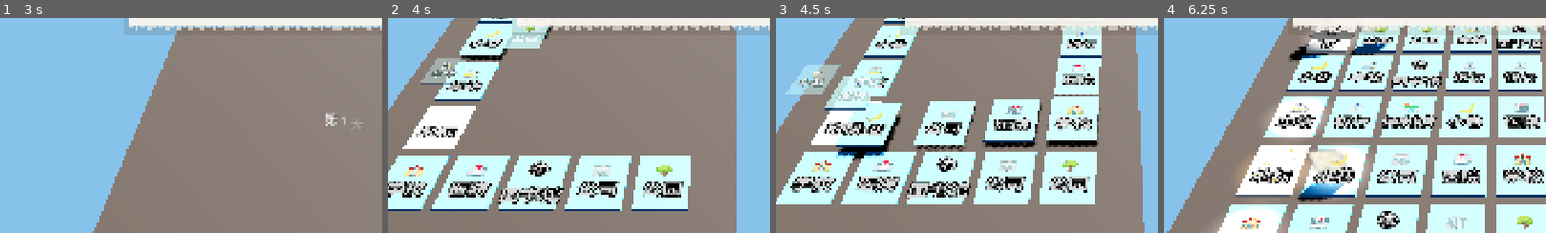
Above: before the commit, frames 1-4 (left to right).
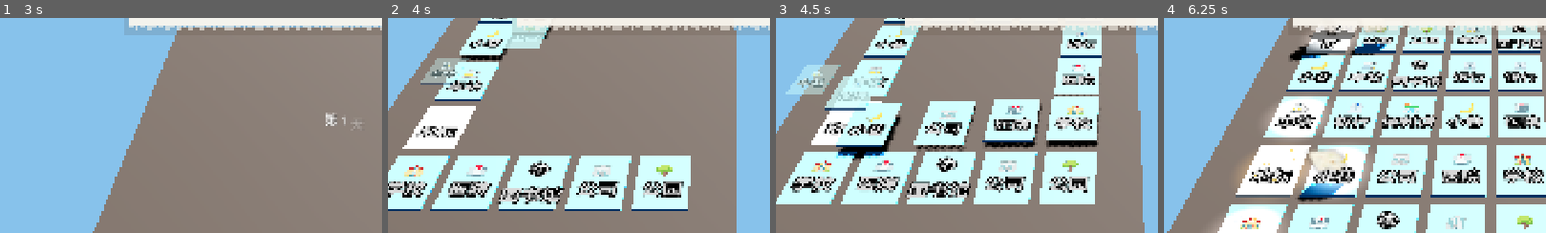
Above: after the commit, the same moments.

Repository: SnowWindSaveYou/project_dark_city
Game: Godot game, scene res://scenes/main.tscn
The game is run twice, just before and just after one commit, with the same random seed, the same clock (stepped at 60 frames per second) and the same inputs.
Inputs (mouse positions are % of the whole screen's width and height, from its top left):
- Up to frame 1 (3 s): tap Enter at 0.5, 2.1 s; drag from (50, 50) to (60, 28) at 0.52 s; tap Space at 1.25 s; drag from (50, 50) to (45, 70) at 1.27 s; move the mouse to (60, 28) at 2.02 s; click (60, 28) at 2.17 s; drag from (45, 70) to (20, 35) at 2.77 s
- Up to frame 2 (4 s): move the mouse to (80, 65) at 3.52 s; tap Enter at 3.6 s; click (80, 65) at 3.67 s; tap Space at 3.77 s
- Up to frame 3 (4.5 s): drag from (20, 35) to (35, 25) at 4.27 s
- Up to frame 4 (6.25 s): move the mouse to (55, 50) at 5.02 s; tap Enter at 5.1 s; click (55, 50) at 5.17 s; drag from (35, 25) to (30, 55) at 5.77 s
The pictures show only the part of the screen within x 5-55%, y 10-60%; the shares and areas given below are measured in that part.

Frame 1 is identical in both runs. In frame 2, 0.2% of the frame differs, in the area x 14-40%, y 3-24%; in frame 3, 0.5%, in the area x 9-27%, y 24-55%; in frame 4, 0.1%.

Commit message:
Fix card label/icon depth: disable no_depth_test, unify render_priority=0
Label3D, IcoScouted, IcoRevealed on cards had no_depth_test=true which
caused them to render in front of chibi Sprite3Ds after OPAQUE_PREPASS
was enabled. Set no_depth_test=false and render_priority=0 so they
participate in normal depth testing.

Diff:
--- a/godot/scripts/controllers/board_visual.gd
+++ b/godot/scripts/controllers/board_visual.gd
@@ -128,8 +128,8 @@
 			label.position = Vector3(0, Card.CARD_THICKNESS / 2.0 + 0.001, 0)
 			label.rotation_degrees = Vector3(-90, 180, 0)  # 朝上平铺, 补偿相机 180° yaw
 			label.billboard = BaseMaterial3D.BILLBOARD_DISABLED
-			label.no_depth_test = true
-			label.render_priority = 1
+			label.no_depth_test = false
+			label.render_priority = 0
 			card_node.add_child(label)
 
 			# 侦察/揭示图标 Sprite3D (右上角, 平铺在卡面上方)
@@ -148,8 +148,8 @@
 				ico_s.position = Vector3(icon_x, ICON_Y, icon_z1)
 				ico_s.rotation_degrees = Vector3(-90, 0, 0)  # 朝上平铺
 				ico_s.billboard = BaseMaterial3D.BILLBOARD_DISABLED
-				ico_s.no_depth_test = true
-				ico_s.render_priority = 10
+				ico_s.no_depth_test = false
+				ico_s.render_priority = 0
 				ico_s.visible = card.scouted
 				card_node.add_child(ico_s)
 
@@ -161,8 +161,8 @@
 				ico_r.position = Vector3(icon_x, ICON_Y, icon_z2)
 				ico_r.rotation_degrees = Vector3(-90, 0, 0)
 				ico_r.billboard = BaseMaterial3D.BILLBOARD_DISABLED
-				ico_r.no_depth_test = true
-				ico_r.render_priority = 10
+				ico_r.no_depth_test = false
+				ico_r.render_priority = 0
 				ico_r.visible = card.revealed
 				card_node.add_child(ico_r)
 
